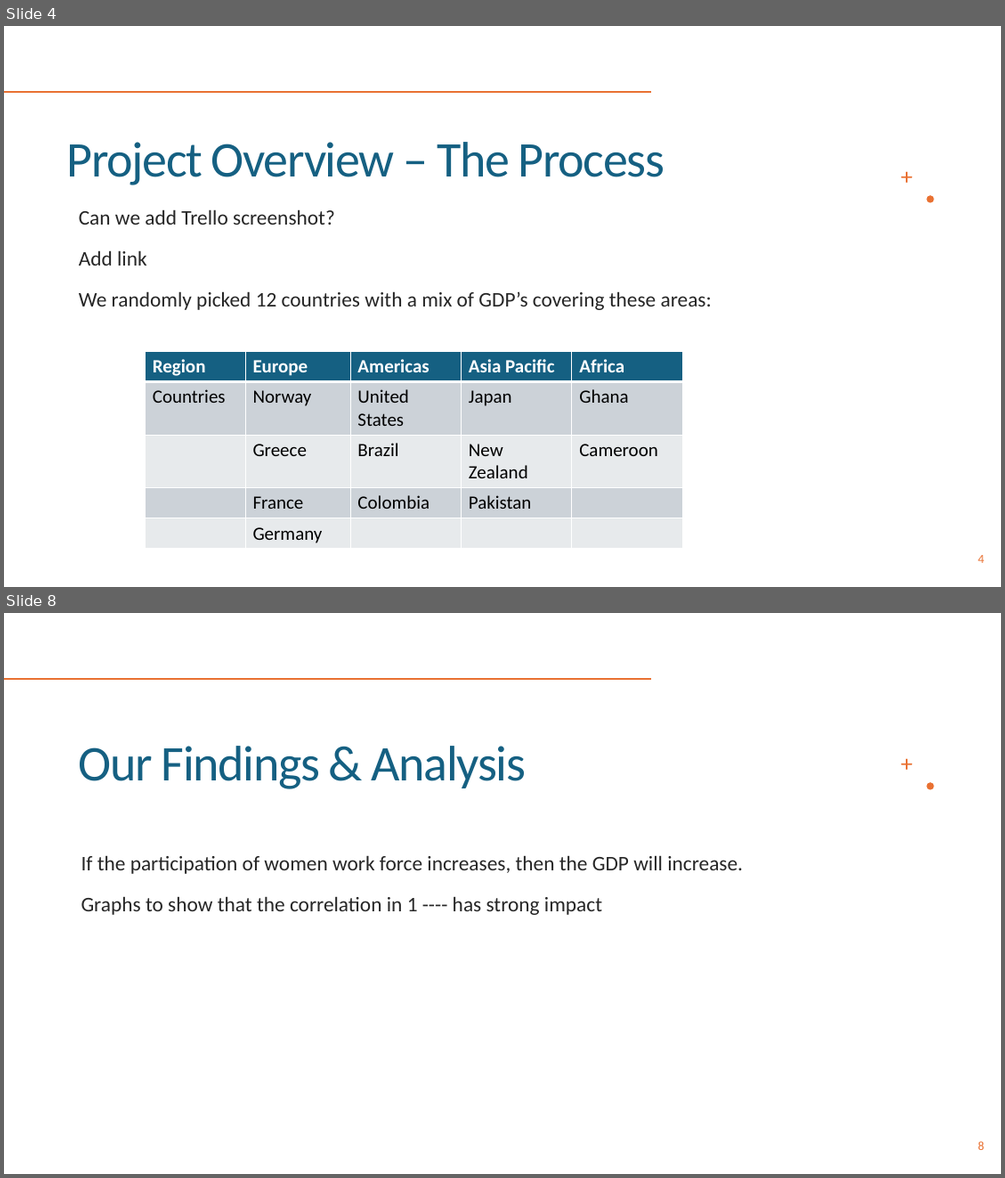
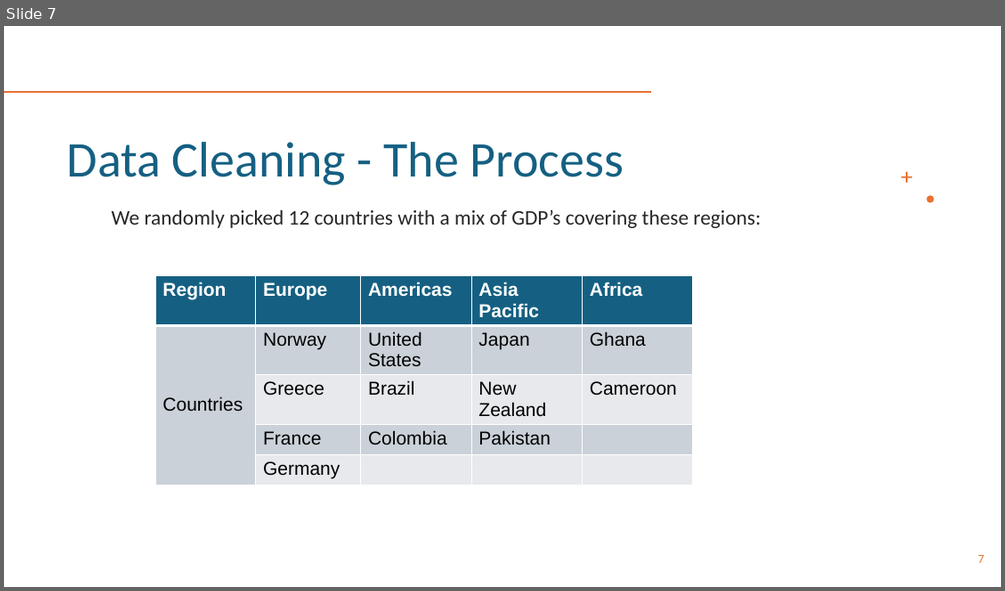
Before and after one commit to PaolaGaray/FirstProject, a slide deck: slides/Team 1_Week3.pptx. Shown one above the other, each under a label of ours: slides 4 and 8 before the commit, slide 7 after it; the slides between them are not shown. The pictures are 1005x1178 and 1005x591 pixels, drawn with LibreOffice and Linux fonts; fonts in the diff are those of the drawing. Boxes give left, top, right and bottom in pixels: in the first picture for what was removed or moved away, otherwise in the second. Text is boxed around its words. In the diff, an @@ line names an element or a change of style, - is before the commit and + after.

```diff
--- a/slides/Team 1_Week3.pptx
+++ b/slides/Team 1_Week3.pptx
@@ slide 8 removed at box(4, 613, 1001, 1174), background #FFFFFF; not listed: 3 template elements that a slide beside it also shows @@
@@ title removed at box(79, 746, 526, 789) @@
-Our Findings & Analysis
@@ text removed at box(81, 855, 743, 915) @@
-If the participation of women work force increases, then the GDP will increase.
-Graphs to show that the correlation in 1 ---- has strong impact
@@ page number removed at box(978, 1141, 984, 1150) @@
-8
@@ what was slide 4 is now slide 7 @@
@@ slide 7 changed as well @@
@@ title at box(67, 142, 623, 185): text changed @@
-Project Overview – The Process
+Data Cleaning - The Process
@@ text at box(112, 209, 760, 228): text changed @@
-Can we add Trello screenshot?
-Add link
-We randomly picked 12 countries with a mix of GDP’s covering these areas:
+We randomly picked 12 countries with a mix of GDP’s covering these regions:
@@ table at box(155, 276, 692, 482) @@
@@ fill #CCD2D8 to #CAD1D8 in 9 cells @@
@@ fill #E8EAED to #E7E9EC in 8 cells @@
@@ font Calibri to Arial @@
@@ table: place and size @@
-table at box(146, 351, 682, 548)
+table at box(155, 276, 692, 482)
@@ page number at box(978, 555, 984, 563): text changed @@
-4
+7
```
Also in this commit, not shown: 5 other slides changed, 10 slides added, 11 other slides removed, 2 other files.
